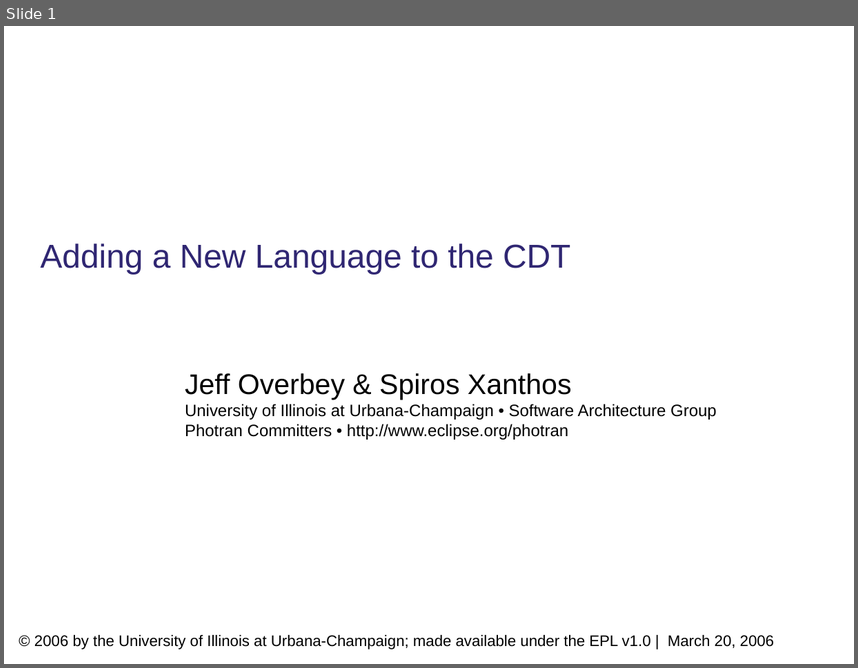
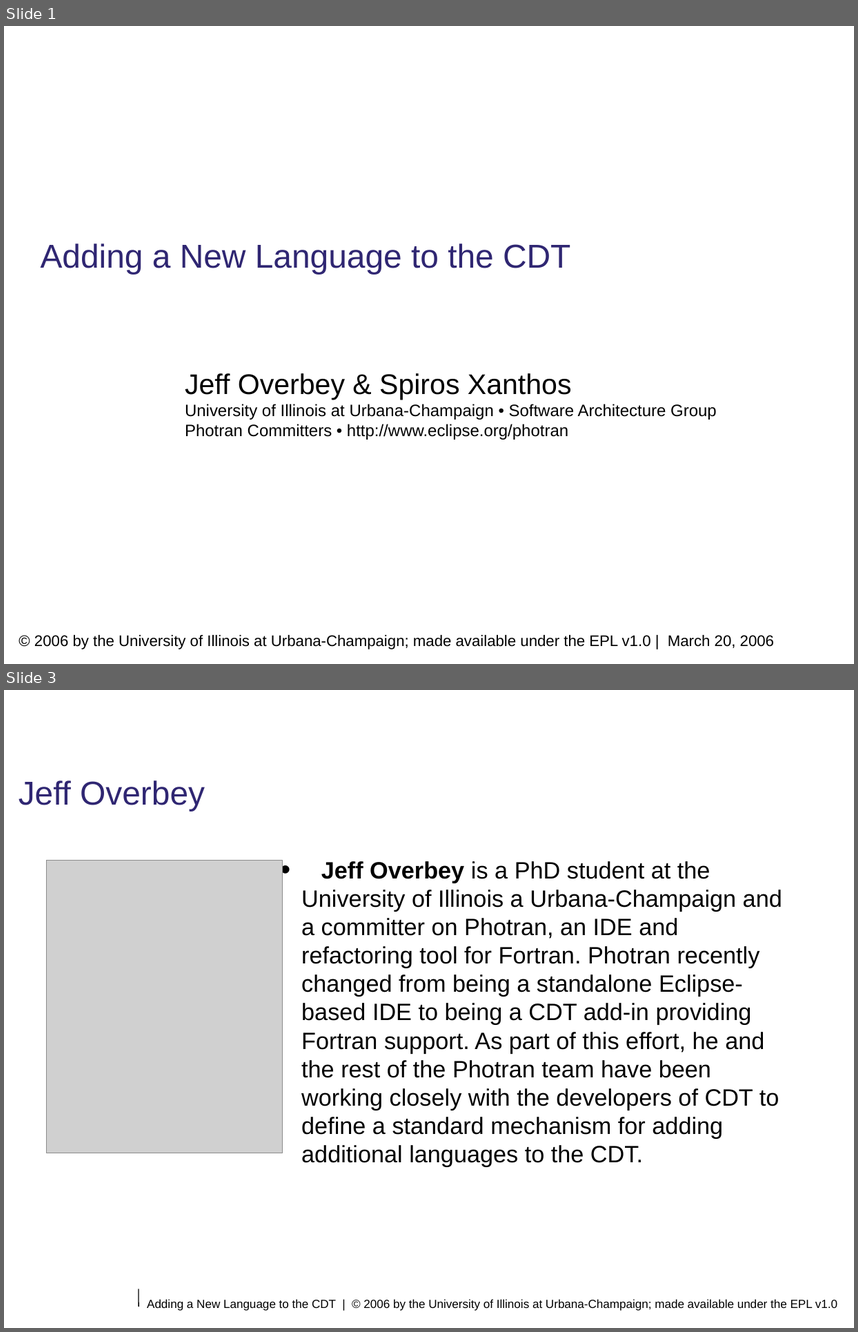
Before and after one commit to eclipse-ptp/ptp.photran, a slide deck: org.eclipse.photran-dev-docs/eclipsecon-2006/welcome-introduction-overview.odp. Shown one above the other, each under a label of ours: slide 1 before the commit, slides 1 and 3 after it; the slides between them are not shown. The pictures are 858x668 and 858x1332 pixels, drawn with LibreOffice and Linux fonts; fonts in the diff are those of the drawing; grey boxes stand for pictures; background and template pictures are left out. Boxes give left, top, right and bottom in pixels: in the first picture for what was removed or moved away, otherwise in the second. Text is boxed around its words. In the diff, an @@ line names an element or a change of style, - is before the commit and + after.

```diff
--- a/org.eclipse.photran-dev-docs/eclipsecon-2006/welcome-introduction-overview.odp
+++ b/org.eclipse.photran-dev-docs/eclipsecon-2006/welcome-introduction-overview.odp
@@ slide 3 added at (x1=4, y1=690, x2=854, y2=1328), background #FFFFFF @@
@@ title added at (x1=18, y1=780, x2=205, y2=811), 28 pt, text #2F2672 @@
+Jeff Overbey
@@ picture added at (x1=47, y1=860, x2=283, y2=1152) @@
@@ text added at (x1=301, y1=861, x2=782, y2=1166), 20 pt, text #000000 @@
+• Jeff Overbey is a PhD student at the University of Illinois a Urbana-Champaign and a committer on Photran, an IDE and refactoring tool for Fortran. Photran recently changed from being a standalone Eclipse-based IDE to being a CDT add-in providing Fortran support. As part of this effort, he and the rest of the Photran team have been working closely with the developers of CDT to define a standard mechanism for adding additional languages to the CDT.
@@ line added from (139, 1288) to (139, 1306), #000000 0.74 pt @@
@@ text added at (x1=147, y1=1299, x2=838, y2=1310), 10 pt, text #000000 @@
+Adding a New Language to the CDT | © 2006 by the University of Illinois at Urbana-Champaign; made available under the EPL v1.0
```
Also in this commit, not shown: 3 slides changed, 3 other slides added, 1 slide removed.
